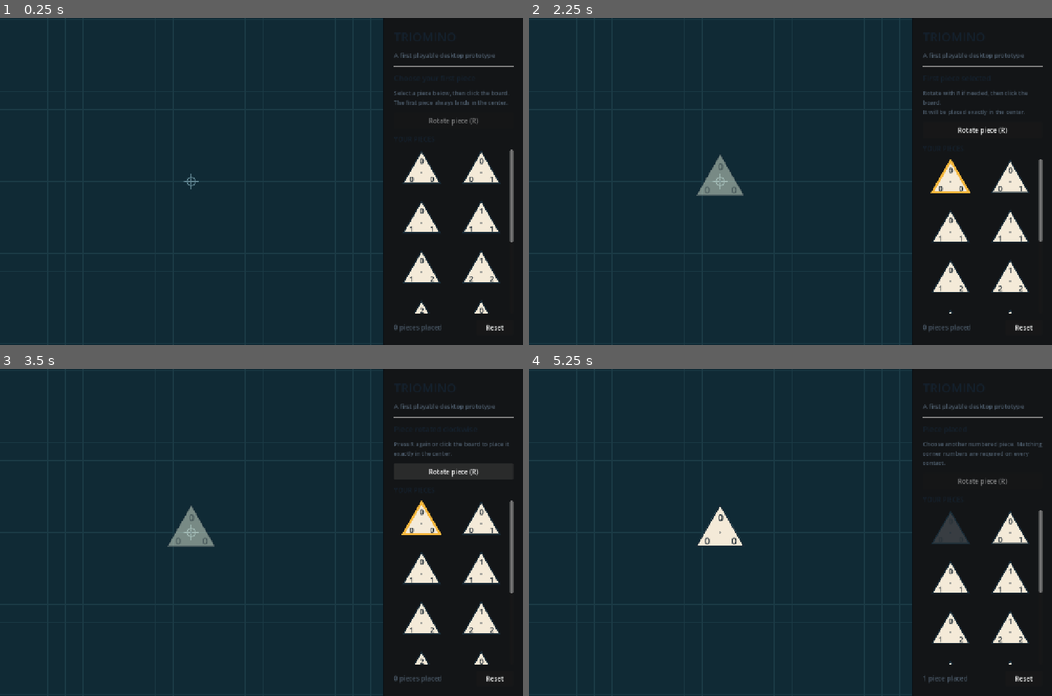
Above: before the commit, frames 1-4 (two rows, left to right).
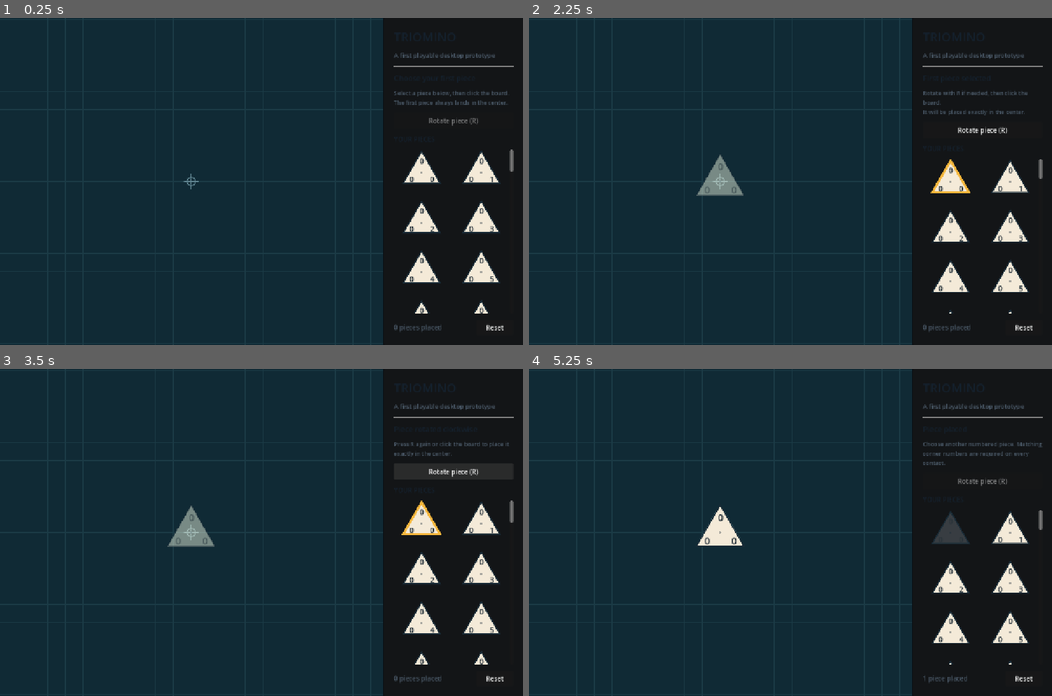
Above: after the commit, the same moments.

Repository: RicNorris/Triomino
Game: Godot game, scene res://scenes/main.tscn
The game is run twice, just before and just after one commit, with the same random seed, the same clock (stepped at 60 frames per second) and the same inputs.
Inputs (mouse positions are in pixels of both pictures, inside the frame that each line leads up to):
- Up to frame 1 (0.25 s): no input
- Up to frame 2 (2.25 s): click "Reset" at 0.5 s; move the mouse to (722, 181) at 1.27 s; tap R at 1.35, 2.1 s; click (722, 181) at 1.42 s; move the mouse to (952, 171) at 2.02 s; click (952, 171) at 2.17 s
- Up to frame 3 (3.5 s): click "Rotate piece (R)" at 2.75 s
- Up to frame 4 (5.25 s): click "Rotate piece (R)" at 3.5 s; click "Rotate piece (R)" at 4.25 s; tap R at 5, 5.1 s; move the mouse to (722, 532) at 5.02 s; click (722, 532) at 5.17 s

The runs differ from the first frame. In frame 1, 0.3% of the frame differs, in the area x 78-99%, y 46-91%; in frame 2, 0.3%; in frame 3, 0.3%; in frame 4, 0.3%.

Commit message:
Add the complete 56-piece Triomino set

Diff:
--- a/scripts/main.gd
+++ b/scripts/main.gd
@@ -3,12 +3,7 @@
 const PieceScene := preload("res://scripts/triomino_piece.gd")
 const TRAY_TILE_SIZE := Vector2(136.0, 112.0)
 const TRAY_TILE_SIDE := 90.0
-
-const STARTING_PIECES: Array[Array] = [
-	[0, 0, 0], [0, 0, 1], [0, 1, 1], [1, 1, 1],
-	[0, 1, 2], [1, 2, 2], [2, 2, 2], [0, 2, 3],
-	[1, 3, 4], [2, 4, 5], [3, 5, 5], [4, 5, 5]
-]
+const MAX_PIECE_NUMBER := 5
 
 @onready var board: TriominoBoard = $Layout/Board
 @onready var piece_tray: GridContainer = $Layout/Sidebar/Margin/Content/Scroll/PieceTray
@@ -20,9 +15,11 @@
 
 var tray_pieces: Dictionary = {}
 var selected_tray_piece: TriominoPiece
+var piece_definitions: Array[Array] = []
 
 
 func _ready() -> void:
+	piece_definitions = generate_complete_set(MAX_PIECE_NUMBER)
 	_build_piece_tray()
 	board.piece_committed.connect(_on_piece_committed)
 	board.placed_count_changed.connect(_on_placed_count_changed)
@@ -32,13 +29,22 @@
 
 
 func _build_piece_tray() -> void:
-	for piece_id in STARTING_PIECES.size():
+	for piece_id in piece_definitions.size():
 		var piece := PieceScene.new() as TriominoPiece
 		piece.custom_minimum_size = TRAY_TILE_SIZE
-		piece.configure(piece_id, _typed_numbers(STARTING_PIECES[piece_id]), TRAY_TILE_SIDE)
+		piece.configure(piece_id, _typed_numbers(piece_definitions[piece_id]), TRAY_TILE_SIDE)
 		piece.selected.connect(_on_tray_piece_selected)
 		piece_tray.add_child(piece)
 		tray_pieces[piece_id] = piece
+
+
+static func generate_complete_set(max_number: int = MAX_PIECE_NUMBER) -> Array[Array]:
+	var complete_set: Array[Array] = []
+	for first_number in range(max_number + 1):
+		for second_number in range(first_number, max_number + 1):
+			for third_number in range(second_number, max_number + 1):
+				complete_set.append([first_number, second_number, third_number])
+	return complete_set
 
 
 func _typed_numbers(source: Array) -> Array[int]:
@@ -107,7 +113,7 @@
 	rotate_button.disabled = true
 	for piece_id in tray_pieces:
 		var piece: TriominoPiece = tray_pieces[piece_id]
-		piece.configure(piece_id, _typed_numbers(STARTING_PIECES[piece_id]), TRAY_TILE_SIDE)
+		piece.configure(piece_id, _typed_numbers(piece_definitions[piece_id]), TRAY_TILE_SIDE)
 		piece.set_selected(false)
 		piece.set_available(true)
 	status_label.text = "Choose your first piece"
--- /dev/null
+++ b/tests/test_complete_piece_set.gd
@@ -0,0 +1,39 @@
+extends SceneTree
+
+const MainScript := preload("res://scripts/main.gd")
+
+var _failures := 0
+
+
+func _init() -> void:
+	var pieces: Array[Array] = MainScript.generate_complete_set(5)
+	_expect(pieces.size() == 56, "A double-six set must contain 56 pieces")
+
+	var unique_pieces: Dictionary = {}
+	for piece in pieces:
+		_expect(piece.size() == 3, "Every piece must contain three numbers")
+		if piece.size() != 3:
+			continue
+		_expect(piece[0] >= 0 and piece[2] <= 5, "Every number must be between 0 and 5")
+		_expect(piece[0] <= piece[1] and piece[1] <= piece[2], "Piece definitions must be ordered")
+		unique_pieces["%d-%d-%d" % piece] = true
+
+	_expect(unique_pieces.size() == 56, "The complete set must not contain duplicates")
+	for first_number in range(6):
+		for second_number in range(first_number, 6):
+			for third_number in range(second_number, 6):
+				var key := "%d-%d-%d" % [first_number, second_number, third_number]
+				_expect(unique_pieces.has(key), "Missing piece " + key)
+
+	if _failures == 0:
+		print("Complete 56-piece set tests passed.")
+		quit()
+	else:
+		printerr("%d complete-set test(s) failed." % _failures)
+		quit(1)
+
+
+func _expect(condition: bool, message: String) -> void:
+	if not condition:
+		_failures += 1
+		printerr("FAIL: " + message)
Not shown, added: tests/test_complete_piece_set.gd.uid
Not shown, changed: README.md
